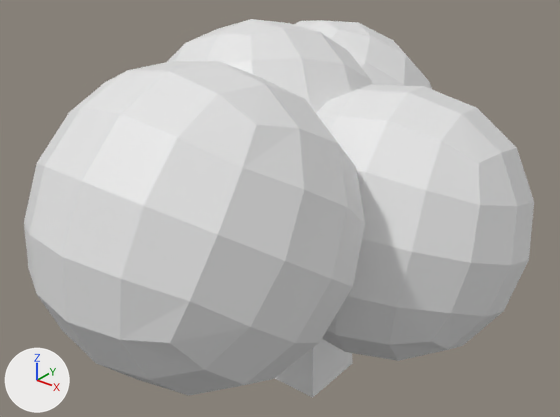
The Blender file Assets/Resources/Models/krzak.blend, before and after one commit.
Both versions are drawn from a 50 mm camera at (1.409, -1.888, 1.786) aimed at (-0.008, -0.117, 0.688). Every picture has the same lights, and +X, +Y and +Z are marked at lower left.

The older version as bpy lines, for what is in view:
```python
ob_cube = bpy.data.objects.new('Cube', me_cube_008)
ob_cube.location = (0.339, 0.0, 0.706)
ob_cube.rotation_euler = (-0.08, -0.341, -1.335)  # degrees (-4.6, -20, -76)
ob_cube.scale = (0.5, 0.5, 0.5)
ob_cube_001 = bpy.data.objects.new('Cube.001', me_cube_001)
ob_cube_001.location = (0.0, 0.0, 0.0)
ob_cube_003 = bpy.data.objects.new('Cube.003', me_cube_010)
ob_cube_003.location = (0.13, -0.625, 0.871)
ob_cube_003.rotation_euler = (0.948, 0.0, 0.0)  # degrees (54, 0, 0)
ob_cube_003.scale = (0.5, 0.5, 0.5)
ob_cube_004 = bpy.data.objects.new('Cube.004', me_cube_011)
ob_cube_004.location = (-0.222, 0.441, 0.742)
ob_cube_004.rotation_euler = (-0.712, -0.37, -0.397)  # degrees (-41, -21, -23)
ob_cube_004.scale = (0.5, 0.5, 0.5)
ob_cube_005 = bpy.data.objects.new('Cube.005', me_cube_012)
ob_cube_005.location = (-0.171, -0.006, 0.823)
ob_cube_005.rotation_euler = (-0.659, 0.909, -0.776)  # degrees (-38, 52, -44)
ob_cube_005.scale = (0.5, 0.5, 0.5)
```
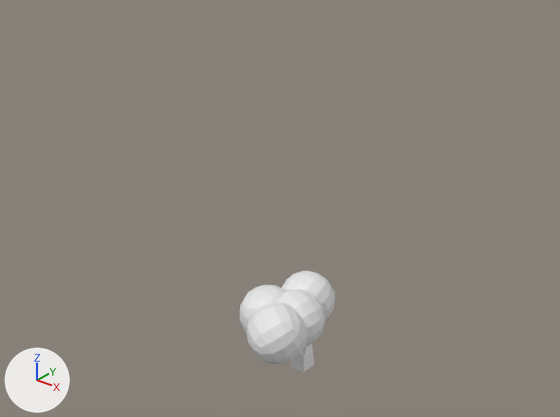
Boxes (x1, y1, x2, y2) around the edits, measured in the pictures (560 x 417 px):
'Cube.003', deleted
    before: (24, 61, 365, 396)
'Cube', deleted
    before: (316, 85, 534, 361)
'Cube.005', reshaped, moved, turned, rescaled
    before: (167, 19, 373, 113)
    after: (240, 271, 335, 364)
'Cube.004', deleted
    before: (294, 20, 432, 89)
'Cube.001', rescaled
    before: (275, 339, 352, 398)
    after: (291, 344, 314, 372)
part 1 of me_cube_012, added
    after: (240, 285, 285, 332)
part 2 of me_cube_012, added
    after: (282, 271, 335, 320)
part 3 of me_cube_012, added
    after: (246, 302, 308, 364)

Patch to the scene script:
```diff
--- a/Assets/Resources/Models/krzak.blend.py
+++ b/Assets/Resources/Models/krzak.blend.py
@@ me_cube_012 @@
 me_cube_012.from_pydata(...)  # 8 vertices, 6 faces; spans x -1.0..1.0, y -1.0..1.0, z -1.0..1.0
 # used by ob_cube_005; location = (-0.171, -0.006, 0.823); rotation_euler = (-0.659, 0.909, -0.776), in degrees (-38, 52, -44); scale = (0.5, 0.5, 0.5)
+# me_cube_012 part 1: the loose piece of 8 vertices spanning x -1.0..1.0, y -1.0..1.0, z -1.0..1.0 is copied, and the copy is multiplied about its middle by the matrix ((0.227, 0.398, -0.889), (-0.907, 0.419, -0.045), (0.354, 0.816, 0.456)), then moved by (0.63, 0.31, 0.78); it spans x -0.89..2.14, y -1.06..1.68, z -0.85..2.4
+# me_cube_012 part 2: the loose piece of 8 vertices spanning x -1.0..1.0, y -1.0..1.0, z -1.0..1.0 is copied, and the copy is multiplied about its middle by the matrix ((0.438, -0.892, -0.11), (0.209, 0.221, -0.953), (0.874, 0.395, 0.283)), then moved by (0.72, -1.03, 0.57); it spans x -0.72..2.16, y -2.41..0.36, z -0.98..2.12
+# me_cube_012 part 3: the loose piece of 8 vertices spanning x -1.0..1.0, y -1.0..1.0, z -1.0..1.0 is copied, and the copy is multiplied about its middle by the matrix ((0.247, 0.443, -0.862), (-0.282, 0.884, 0.373), (0.927, 0.151, 0.343)), then moved by (-0.3, 0.85, -0.17); it spans x -1.85..1.25, y -0.69..2.39, z -1.59..1.25
@@ ob_cube_001 @@
 ob_cube_001.location = (0.0, 0.0, 0.0)
+ob_cube_001.scale = (0.25, 0.25, 0.25)
@@ ob_cube @@
-ob_cube = bpy.data.objects.new('Cube', me_cube_008)
-ob_cube.location = (0.339, 0.0, 0.706)
-ob_cube.rotation_euler = (-0.08, -0.341, -1.335)  # degrees (-4.6, -20, -76)
-ob_cube.scale = (0.5, 0.5, 0.5)
-_m = ob_cube.modifiers.new('Subdivision', 'SUBSURF')
@@ ob_cube_003 @@
-ob_cube_003 = bpy.data.objects.new('Cube.003', me_cube_010)
-ob_cube_003.location = (0.13, -0.625, 0.871)
-ob_cube_003.rotation_euler = (0.948, 0.0, 0.0)  # degrees (54, 0, 0)
-ob_cube_003.scale = (0.5, 0.5, 0.5)
-_m = ob_cube_003.modifiers.new('Subdivision', 'SUBSURF')
@@ ob_cube_004 @@
-ob_cube_004 = bpy.data.objects.new('Cube.004', me_cube_011)
-ob_cube_004.location = (-0.222, 0.441, 0.742)
-ob_cube_004.rotation_euler = (-0.712, -0.37, -0.397)  # degrees (-41, -21, -23)
-ob_cube_004.scale = (0.5, 0.5, 0.5)
-_m = ob_cube_004.modifiers.new('Subdivision', 'SUBSURF')
@@ ob_cube_005 @@
 ob_cube_005 = bpy.data.objects.new('Cube.005', me_cube_012)
-ob_cube_005.location = (-0.171, -0.006, 0.823)
-ob_cube_005.rotation_euler = (-0.659, 0.909, -0.776)  # degrees (-38, 52, -44)
-ob_cube_005.scale = (0.5, 0.5, 0.5)
+ob_cube_005.location = (-0.005, -0.031, 0.217)
+ob_cube_005.rotation_euler = (-0.371, 1.049, -3.732)  # degrees (-21, 60, -214)
+ob_cube_005.scale = (0.125, 0.125, 0.125)
 _m = ob_cube_005.modifiers.new('Subdivision', 'SUBSURF')
```
